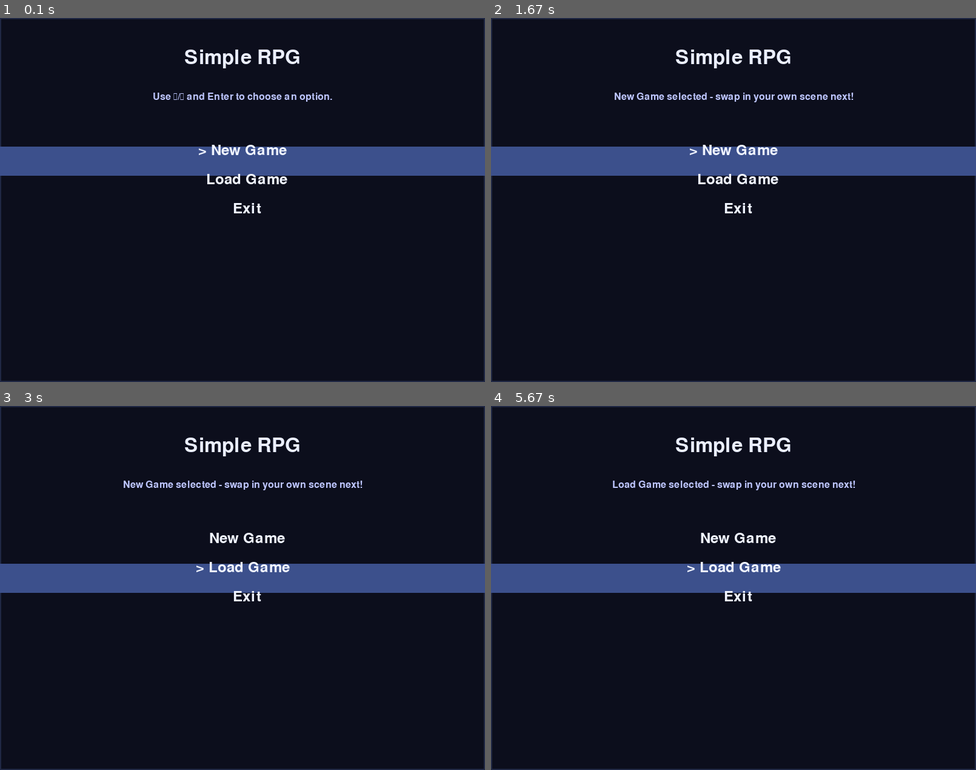
Above: before the commit, frames 1-4 (two rows, left to right).
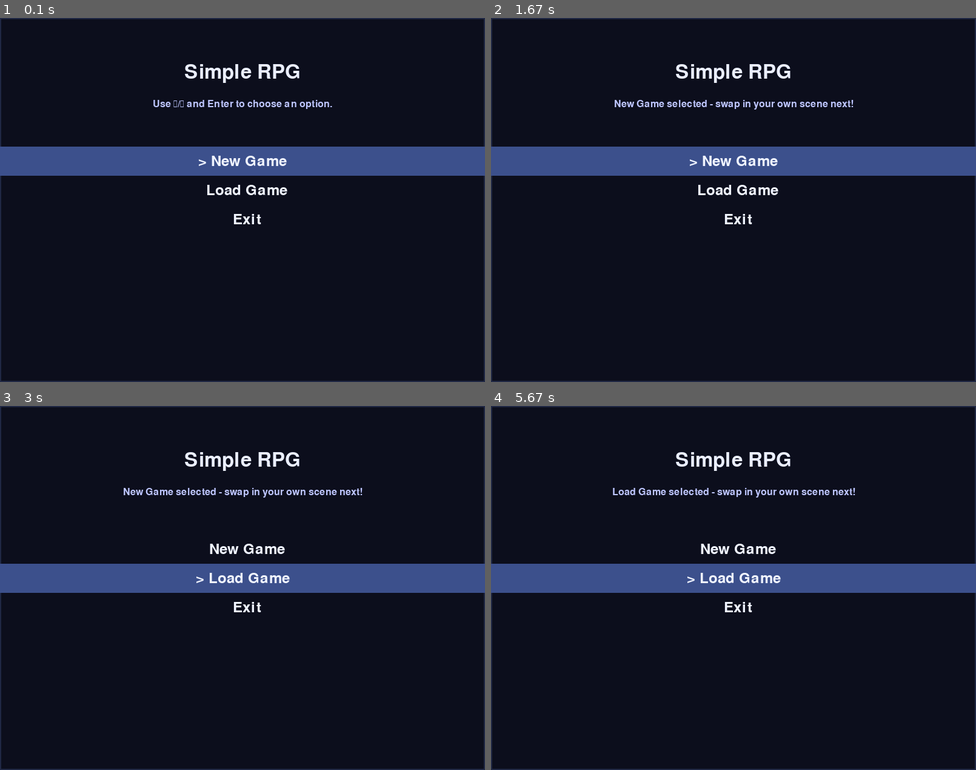
Above: after the commit, the same moments.

Repository: akiortagem/simple-rpg
Game: pygame game, started from example/intro_ui/main.py
Two runs of this game, one before a commit and one after it. Both use one fixed random seed, a clock stepped at 60 frames per second and the inputs below.
Inputs:
- Up to frame 1 (0.1 s): no input
- Up to frame 2 (1.67 s): tap Enter at 0.33 s
- Up to frame 3 (3 s): hold Down from 2.73 s (still down)
- Up to frame 4 (5.67 s): release Down at 3.2 s; hold Up 3.67-4.03 s; hold Down 4.73-5.1 s; tap Enter at 5.63 s

The runs differ from the first frame. In frame 1, 2.7% of the frame differs, in the area x 31-69%, y 8-57%; in frame 2, 3.0%; in frame 3, 3.0%; in frame 4, 3.0%, in the area x 25-76%, y 8-57%.

Commit message:
Fix centered text layout y position

Diff:
--- a/src/game/domain/scenes.py
+++ b/src/game/domain/scenes.py
@@ -103,7 +103,11 @@
         )
 
     def _render_text(self, renderer: Renderer, rect: Rect, text: Text) -> None:
-        position = (rect.x + rect.width // 2, rect.y) if text.center else (rect.x, rect.y)
+        position = (
+            (rect.x + rect.width // 2, rect.y + rect.height // 2)
+            if text.center
+            else (rect.x, rect.y)
+        )
         renderer.draw_text(
             text.content,
             position,
@@ -126,7 +130,11 @@
                     rect.height + padding * 2,
                 ),
             )
-        position = (rect.x + rect.width // 2, rect.y) if choice.center else (rect.x, rect.y)
+        position = (
+            (rect.x + rect.width // 2, rect.y + rect.height // 2)
+            if choice.center
+            else (rect.x, rect.y)
+        )
         renderer.draw_text(
             choice.display_label,
             position,
